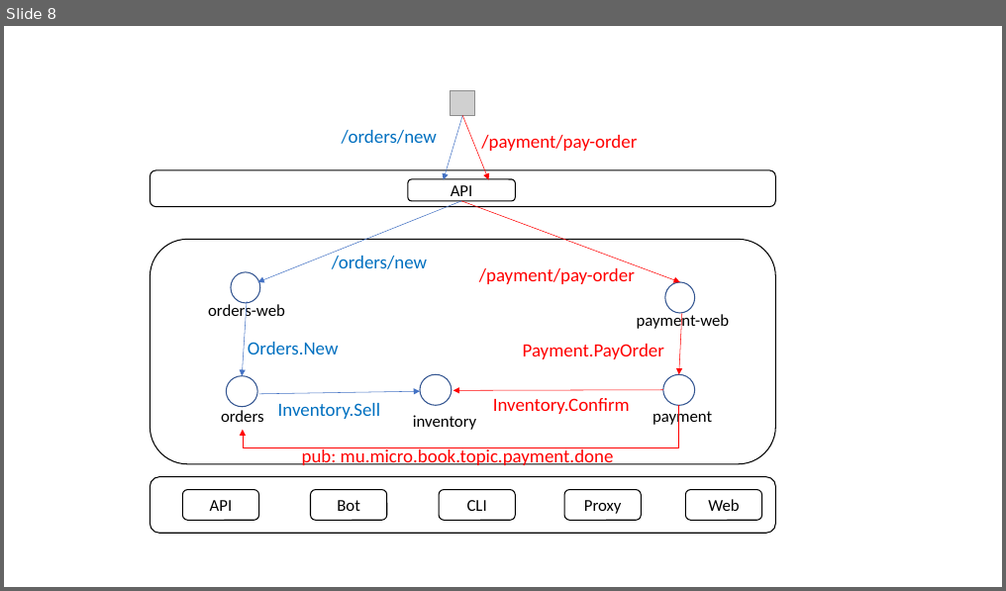
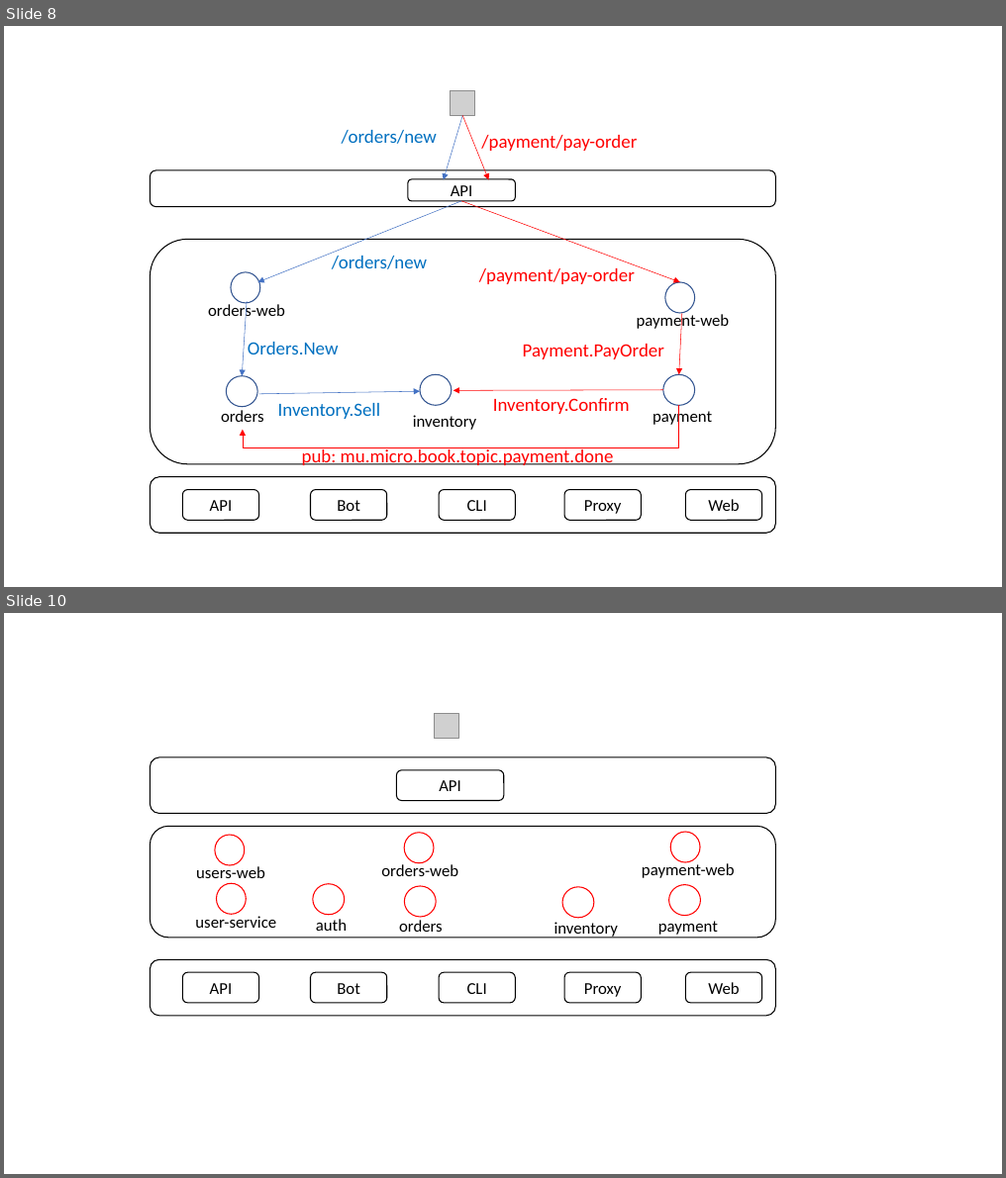
Before and after one commit to printfcoder/stack-rpc-tutorials, a slide deck: microservice-in-micro/docs/design.pptx. Shown one above the other, each under a label of ours: slide 8 before the commit, slides 8 and 10 after it; the slides between them are not shown. The pictures are 1006x591 and 1006x1178 pixels, drawn with LibreOffice and Linux fonts; fonts in the diff are those of the drawing; grey boxes stand for pictures. Boxes give left, top, right and bottom in pixels: in the first picture for what was removed or moved away, otherwise in the second. Text is boxed around its words. In the diff, an @@ line names an element or a change of style, - is before the commit and + after.

```diff
--- a/microservice-in-micro/docs/design.pptx
+++ b/microservice-in-micro/docs/design.pptx
@@ slide 10 added at (x1=4, y1=613, x2=1002, y2=1174), background #FFFFFF @@
@@ picture added at (x1=434, y1=714, x2=458, y2=739) @@
@@ rounded rectangle added at (x1=150, y1=758, x2=776, y2=814), fill #FFFFFF, outline #000000 1 pt @@
@@ rounded rectangle added at (x1=396, y1=770, x2=503, y2=801), fill #FFFFFF, outline #000000 1 pt, 16 pt, text #000000 @@
+API
@@ rounded rectangle added at (x1=150, y1=827, x2=776, y2=938), fill #FFFFFF, outline #000000 1 pt @@
@@ ellipse added at (x1=215, y1=835, x2=245, y2=865), fill #FFFFFF, outline #FF0000 1 pt @@
@@ ellipse added at (x1=405, y1=833, x2=434, y2=863), fill #FFFFFF, outline #FF0000 1 pt @@
@@ ellipse added at (x1=671, y1=832, x2=700, y2=862), fill #FFFFFF, outline #FF0000 1 pt @@
@@ text added at (x1=196, y1=865, x2=265, y2=883), 16 pt, text #000000 @@
+users-web
@@ text added at (x1=381, y1=863, x2=458, y2=876), 16 pt, text #000000 @@
+orders-web
@@ text added at (x1=642, y1=862, x2=735, y2=878), 16 pt, text #000000 @@
+payment-web
@@ ellipse added at (x1=217, y1=883, x2=246, y2=914), fill #FFFFFF, outline #FF0000 1 pt @@
@@ ellipse added at (x1=313, y1=884, x2=345, y2=915), fill #FFFFFF, outline #FF0000 1 pt @@
@@ ellipse added at (x1=405, y1=886, x2=436, y2=917), fill #FFFFFF, outline #FF0000 1 pt @@
@@ ellipse added at (x1=562, y1=887, x2=594, y2=918), fill #FFFFFF, outline #FF0000 1 pt @@
@@ ellipse added at (x1=668, y1=884, x2=700, y2=916), fill #FFFFFF, outline #FF0000 1 pt @@
@@ text added at (x1=195, y1=916, x2=276, y2=928), 16 pt, text #000000 @@
+user-service
@@ text added at (x1=316, y1=919, x2=347, y2=931), 16 pt, text #000000 @@
+auth
@@ text added at (x1=399, y1=920, x2=443, y2=932), 16 pt, text #000000 @@
+orders
@@ text added at (x1=554, y1=922, x2=619, y2=939), 16 pt, text #000000 @@
+inventory
@@ text added at (x1=658, y1=921, x2=718, y2=935), 16 pt, text #000000 @@
+payment
@@ rounded rectangle added at (x1=150, y1=959, x2=776, y2=1016), fill #FFFFFF, outline #000000 1 pt @@
@@ rounded rectangle added at (x1=183, y1=972, x2=259, y2=1003), fill #FFFFFF, outline #000000 1 pt, 16 pt, text #000000 @@
+API
@@ rounded rectangle added at (x1=310, y1=972, x2=386, y2=1003), fill #FFFFFF, outline #000000 1 pt, 16 pt, text #000000 @@
+Bot
@@ rounded rectangle added at (x1=439, y1=972, x2=515, y2=1003), fill #FFFFFF, outline #000000 1 pt, 16 pt, text #000000 @@
+CLI
@@ rounded rectangle added at (x1=564, y1=972, x2=642, y2=1003), fill #FFFFFF, outline #000000 1 pt, 16 pt, text #000000 @@
+Proxy
@@ rounded rectangle added at (x1=686, y1=972, x2=762, y2=1003), fill #FFFFFF, outline #000000 1 pt, 16 pt, text #000000 @@
+Web
```
Also in this commit, not shown: 2 other slides added, 7 other files.
